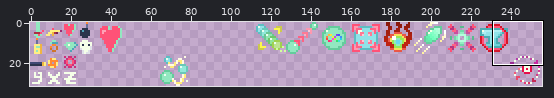
Edited in one commit: sprite sheet (Art/items_space.png). Above: a wide view before the commit, with the close-up outlined.
Close-up. First the earlier version:
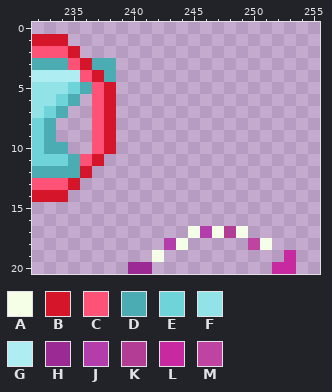
The file is 256x32 pixels. Colours within 5 levels of each other are drawn and written as one. Shown: x 232..255, y 0..20. The old version is drawn lined up with the new one. The commit also changed other parts of the picture, which this record leaves out.
Palette (. is transparent): A #f5ffe8  B #d5162a  C #ff5277  D #4badb3  E #6ed4d9  F #92e3e8  G #aeeef2  H #9c2a95  J #b33dab  K #b33d95  L #c829a0  M #bf43a0
Pixels before, first column x 232:
 1 BBB...................
 2 CCCB..................
 3 DDDCBDD...............
 4 GGGGCBD...............
 5 FFFEDCB...............
 6 FFED.CB...............
 7 FED..CB...............
 8 ED...CB...............
 9 ED...CB...............
10 EDD..CB...............
11 EEEDCB................
12 DDDDB.................
13 CCCB..................
14 BBB...................
15 ......................
16 ......................
17 .............AJAKA....
18 ...........JA.....MA..
19 ..........A..........L
20 ........HH..........LL
After the commit:
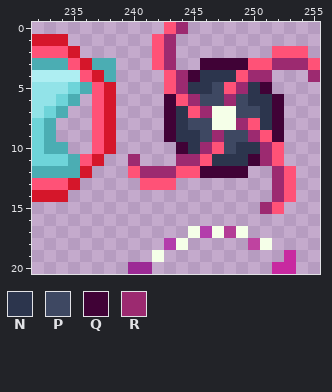
Colours new in this view: N #2c354d  P #3e4862  Q #400236  R #9c2a70
Edits made:
drawings rearranged on the sheet (the old picture shows each at its new place; 5 dropped ones are not shown)
y 0: x 243..244 .. -> CR
y 1: x 242..243 .. -> CR
y 2: x 242..243 .. -> CR; x 252..254 ... -> CCC
y 3: x 242..243 .. -> CR; x 246..255 .......... -> QQQQCCRRRC
y 4: x 243..251 ......... -> CRQNNNCRR; x 255 . -> R
y 5: x 243..251 ......... -> CRNNPCRNQ
y 6: x 243..252 .......... -> QCRPPRPNNQ
y 7: x 243..252 .......... -> QNCRAAPPNQ
y 8: x 243..252 .......... -> QNPPAARCNQ
y 9: x 243..252 .......... -> QNNPRPPRCQ
y 10: x 244..252 ......... -> QNRCPNNRC
y 11: x 240 . -> R; x 244..252 ......... -> RRCNNNQRC
y 12: x 240..249 .......... -> CRRRCCQQQQ; x 252..253 .. -> RC
y 13: x 241..243 ... -> CCC; x 252..253 .. -> RC
y 14: x 252..253 .. -> RC
y 15: x 251..252 .. -> RC
Pixel boxes of the changes (left, top, right, bottom) in both close-ups:
added: (128, 22, 320, 214)
